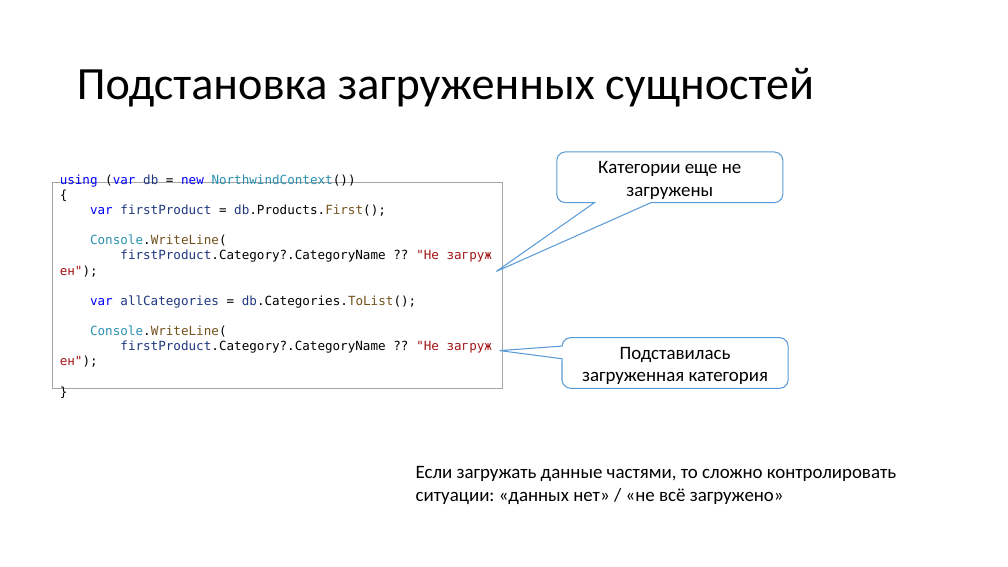
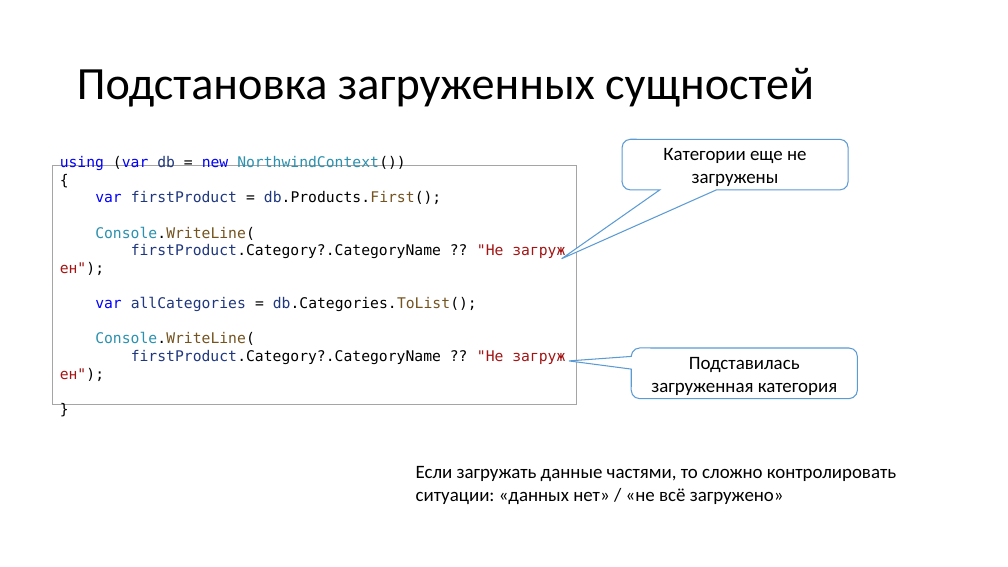
Before and after one commit to MihailRomanov/asp_net_course_2024, a slide deck: slide 50 of Modules/02. Some standard libraries/02. ADO.Net and ORMs/04. EF Core.pptx. Drawn at 1008x567 pixels with LibreOffice and Linux fonts; fonts in the diff are those of the drawing. Boxes give left, top, right and bottom in pixels: in the first picture for what was removed or moved away, otherwise in the second. Text is boxed around its words. In the diff, an @@ line names an element or a change of style, - is before the commit and + after.

```diff
--- a/Modules/02. Some standard libraries/02. ADO.Net and ORMs/04. EF Core.pptx
+++ b/Modules/02. Some standard libraries/02. ADO.Net and ORMs/04. EF Core.pptx
@@ rounded speech box "Категории еще не загружены": place and size @@
-rounded speech box "Категории еще не загружены" at box(557, 152, 783, 203)
+rounded speech box "Категории еще не загружены" at box(622, 139, 848, 190)
@@ rectangle "using (var db = new ...": place and size @@
-rectangle "using (var db = new ..." at box(52, 182, 503, 389)
+rectangle "using (var db = new ..." at box(52, 166, 577, 405)
@@ rectangle "using (var db = new ..." at box(52, 166, 577, 405): size 12 to 14 pt @@
@@ rounded speech box "Подставилась загруженная категория": place and size @@
-rounded speech box "Подставилась загруженная категория" at box(562, 338, 788, 389)
+rounded speech box "Подставилась загруженная категория" at box(631, 348, 858, 399)
```
Also in this commit, not shown: 17 other slides changed.
